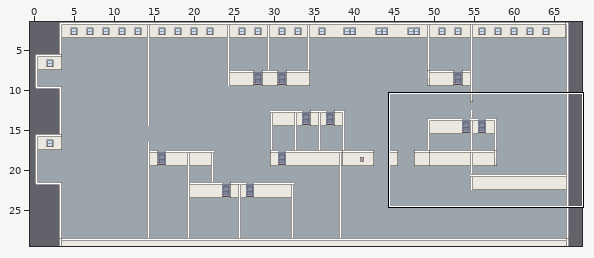
A Tiled map gets an edit: maps/office_floor_14/floor_14.tmx. The first picture is a wide view before the edit; the outline marks the close-up.
Close-up. Before:
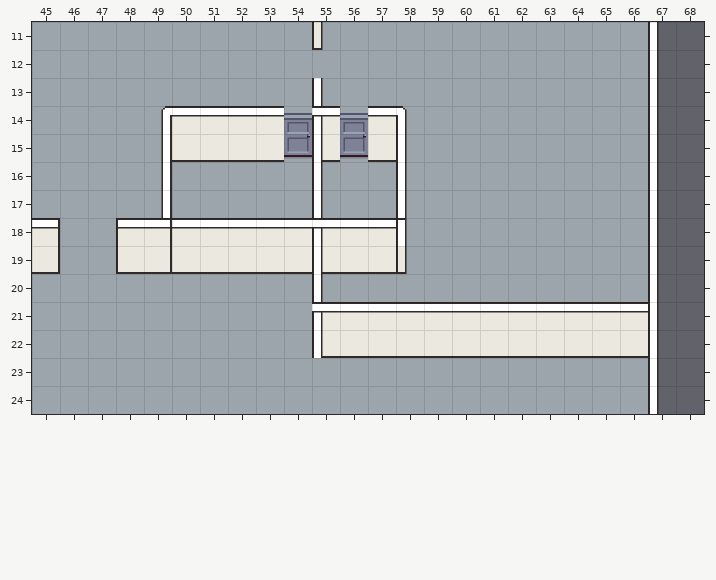
Cells are 32x32 px. Shown: x 45..68, y 11..24. The commit also changed other parts of the map, which this record leaves out.
After:
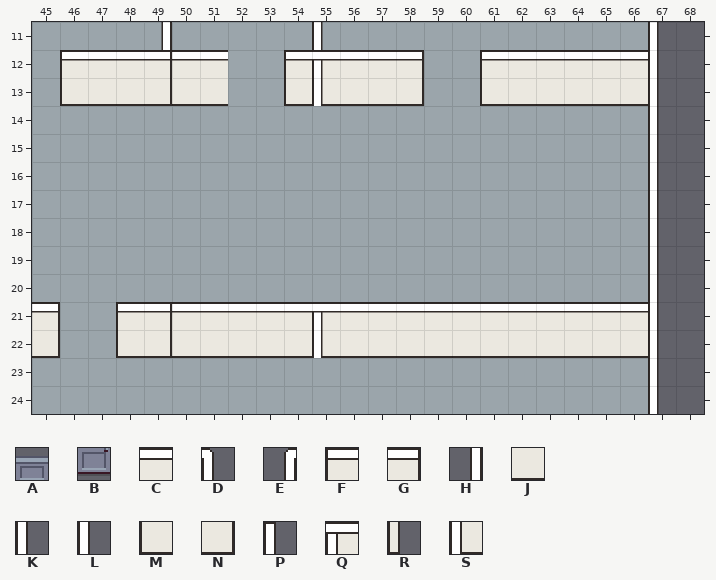
Key: from "office_32px": A 236, B 252; from "walls": C 18, D 20, E 33, F 40, G 42, H 48, J 50, K 52, L 53, M 56, N 58, P 131, Q 134, R 195, S 214.
_ is an empty cell, . an unchanged one.
The edit:
--- layer "Paredes-Puertas"
@@ x 45..66 @@
-11 ...._.....R...........
-12 .______.._____..______
-13 .______.._K___..______
-14 ....ECCCCAQACD........
-15 ....HJJJJBSBJK........
-16 ....H.....K..K........
-17 ....H.....K..K........
-18 G..FGCCCCCQCCP........
-19 N..MNJJJJJSJJR........
-20 ..........L...........
-21 _.._______............
-22 _.._______............
+11 ....H.....K...........
+12 .FCCGCC..FQCCG..FCCCCC
+13 .MJJNJJ..MSJJN..MJJJJJ
+14 ....__________........
+15 ....__________........
+16 ...._....._.._........
+17 ...._....._.._........
+18 _..___________........
+19 _..___________........
+20 .........._...........
+21 G..FGCCCCC............
+22 N..MNJJJJJ............
Where, in picture pixels (left, top, right, bottom), the same in both close-ups:
changed: (60, 22, 424, 358)
added: (480, 50, 648, 106)
removed: (32, 218, 60, 274)
added: (32, 302, 60, 358)
